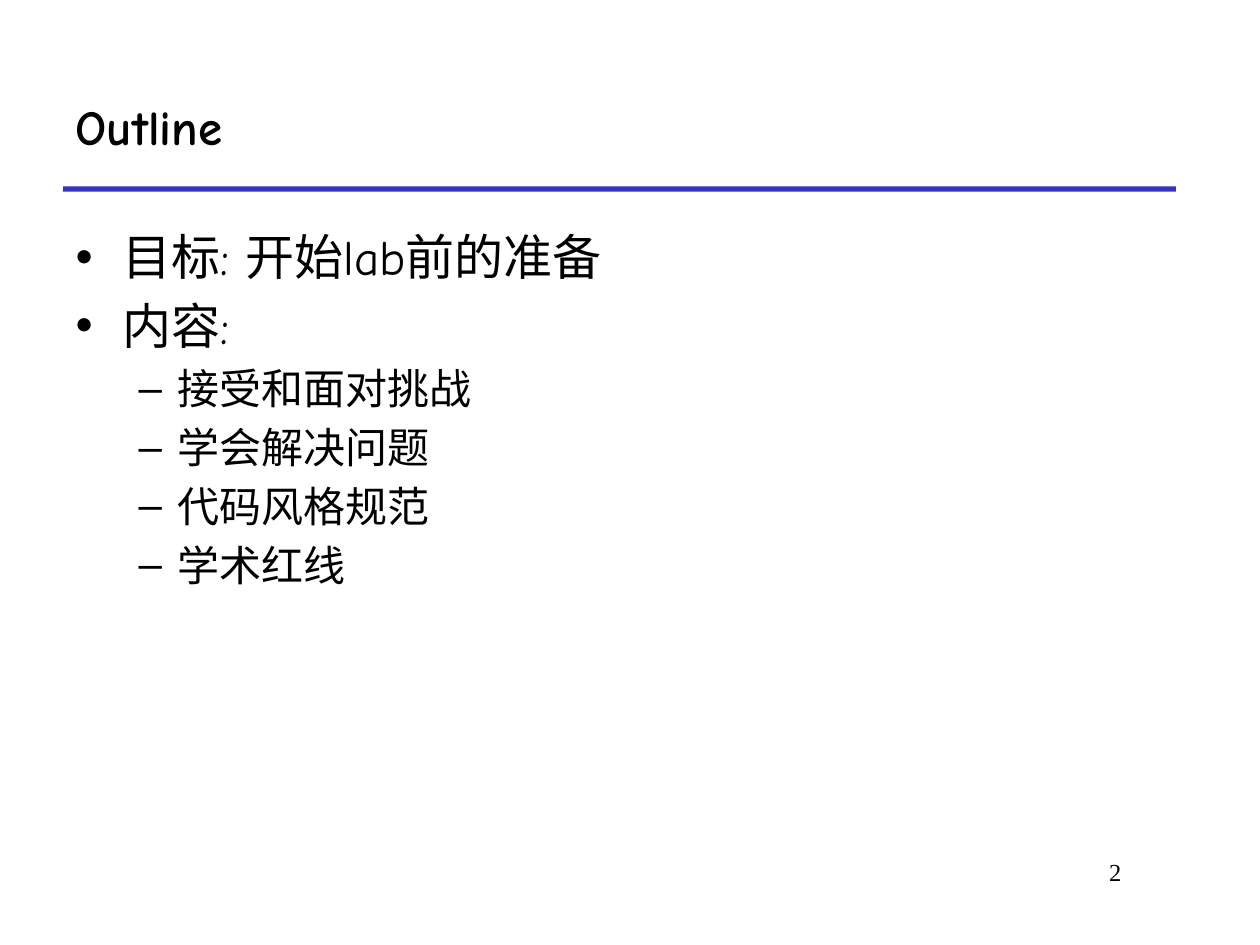
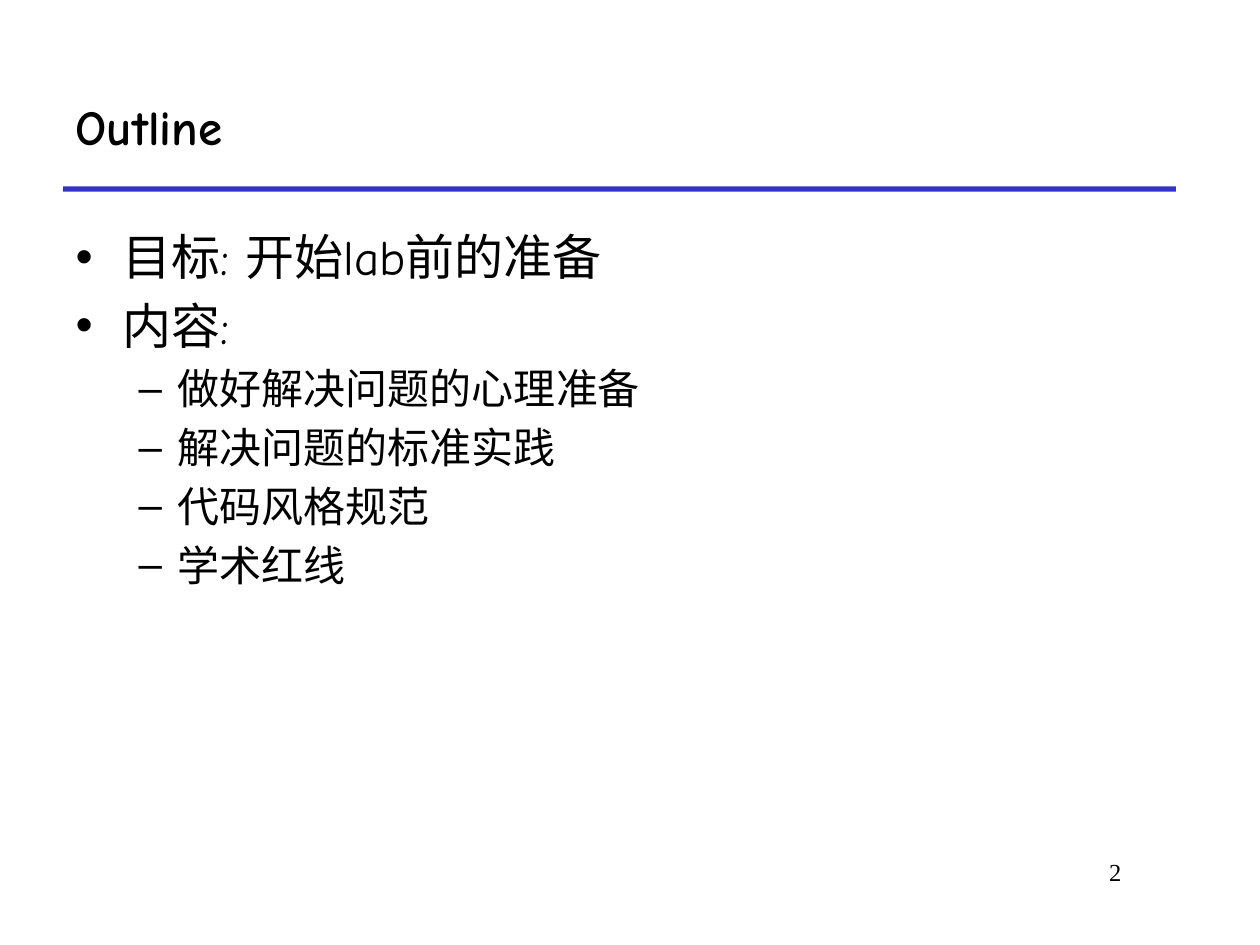
Before and after one commit to RUCICS/ICS1-2024-Preparation, a slide deck: slide 2 of proposal-prelab.pptx. Drawn at 1260x945 pixels with LibreOffice and Linux fonts; fonts in the diff are those of the drawing. Boxes give left, top, right and bottom in pixels: in the first picture for what was removed or moved away, otherwise in the second. Text is boxed around its words. In the diff, an @@ line names an element or a change of style, - is before the commit and + after.

```diff
--- a/proposal-prelab.pptx
+++ b/proposal-prelab.pptx
@@ text at [178,368,640,467]: text changed @@
-  – 接受和面对挑战
-  – 学会解决问题
+  – 做好解决问题的心理准备
+  – 解决问题的标准实践
```
Also in this commit, not shown: 2 other slides changed.
